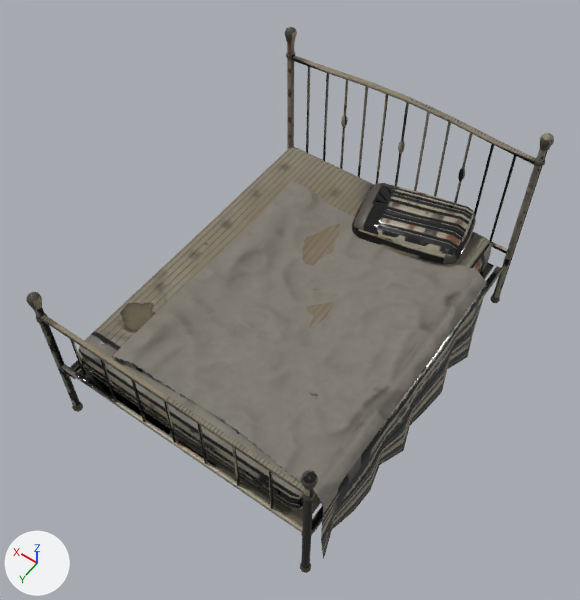
A saved change to the glTF model public/models/furniture_bed.glb.
One viewpoint serves both versions: a camera (50 mm lens) standing at (-1.54, 2.22, 3.95) and looking at (-0.02, 0.1, 0.6). The axes (+X, +Y, +Z) are drawn at lower left. The lights are the same throughout. The picture after the commit comes second. Vertices at exactly the same position are counted once.

The first picture shows 'furniture_bed'.
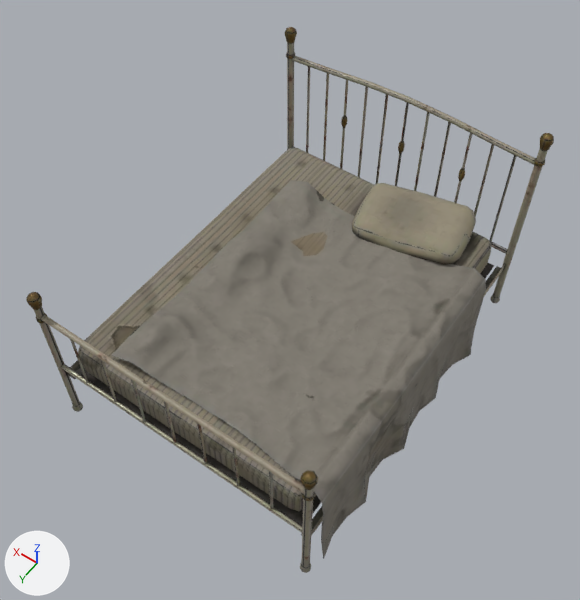
The change, as a list of edits to the scene's bpy script:
```text
Change me_furniture_bed:
    used by ob_furniture_bed; location = (0.0, 0.0, 0.0)
    remove me_furniture_bed.from_pydata(...)  # 1436 vertices, 2226 faces; spans x -0.87..0.82, y -1.07..1.07, z 0.0..1.32
    add me_furniture_bed.from_pydata(...)  # 1498 vertices, 2342 faces; spans x -0.87..0.82, y -1.07..1.07, z 0.0..1.32
    me_furniture_bed part 1: 1 vertex moved from x -0.85, y -0.47, z 0.19 to x -0.86, y -0.5, z 0.18; 200 vertices removed from x -0.87..0.49, y -0.62..0.99, z 0.11..0.66; 262 vertices added at x -0.87..0.49, y -0.62..0.99, z 0.11..0.7
    me_furniture_bed part 2: 1872 kept faces spanning x -0.82..0.82, y -1.07..1.07, z 0.0..1.32 get new texture (UV) coordinates
```

Changed parts and their boxes [x1, y1, x2, y2] in the pictures (580 x 600 px; the box of a moved part takes in the faces that stretch with it):
part 1 of me_furniture_bed, moved or reshaped
    before: [112, 183, 487, 557]
    after: [111, 181, 486, 557]
part 2 of me_furniture_bed, surface changed
    both: [26, 27, 554, 573]
